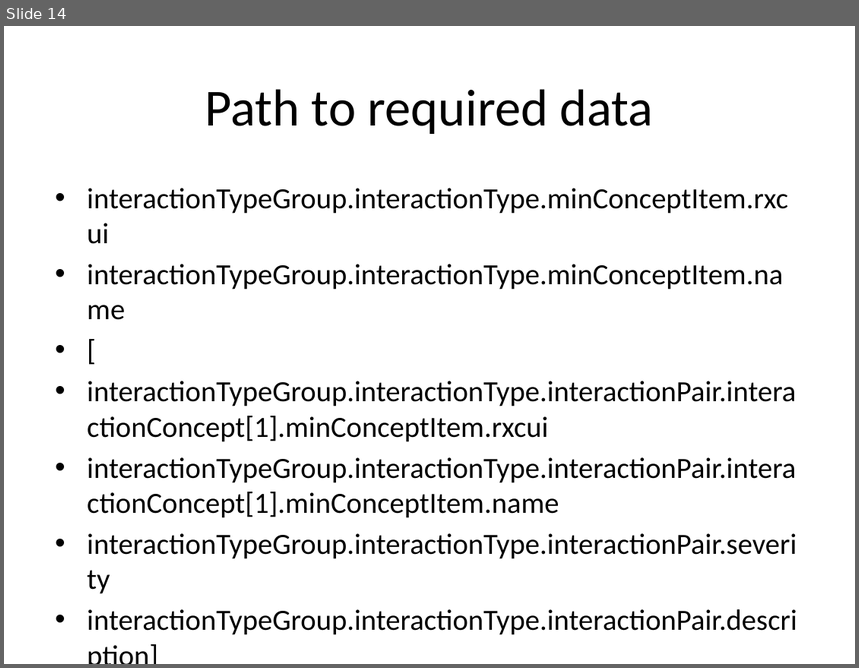
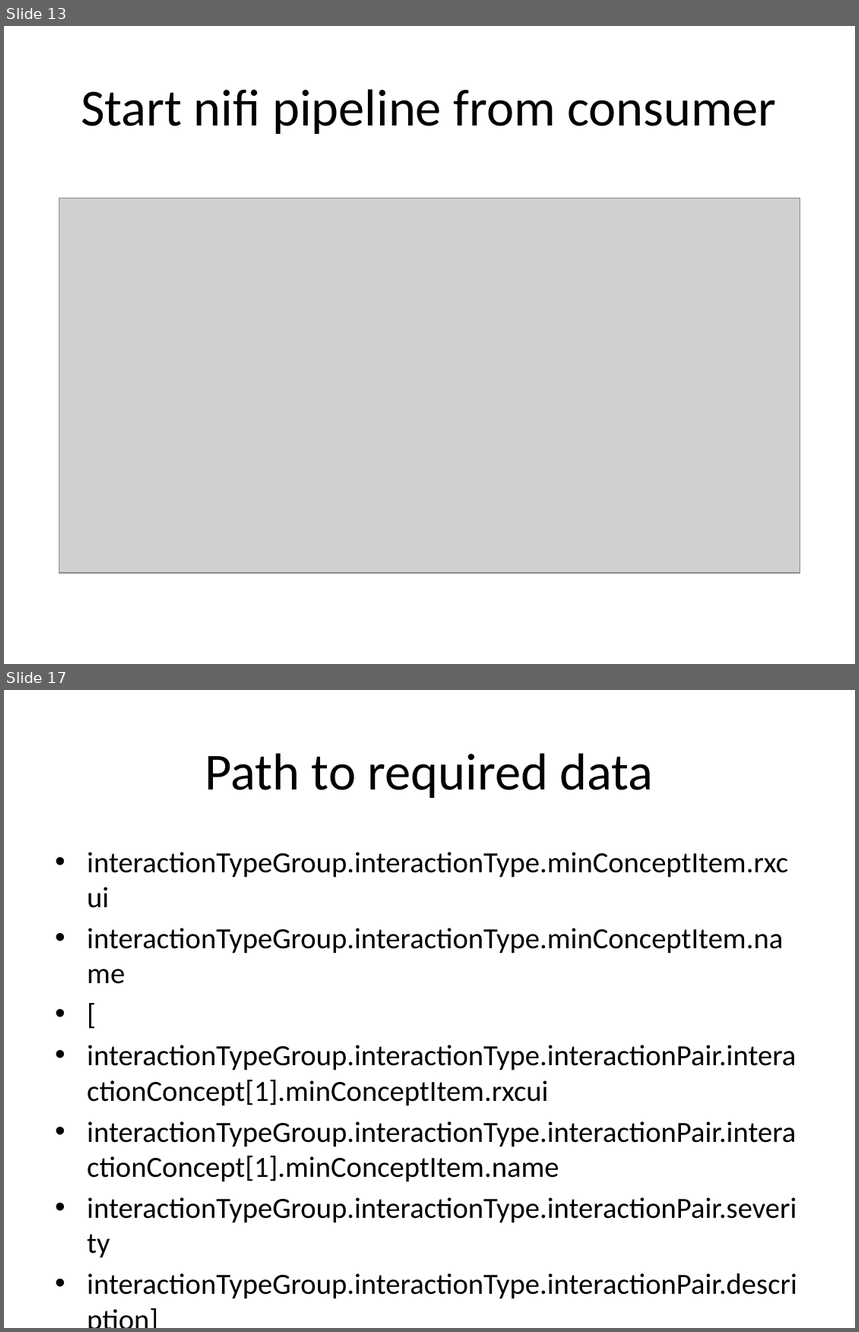
Before and after one commit to katkovOlga/nayaProject, a slide deck: FinalProject.pptx. Shown one above the other, each under a label of ours: slide 14 before the commit, slides 13 and 17 after it; the slides between them are not shown. The pictures are 859x668 and 859x1332 pixels, drawn with LibreOffice and Linux fonts; fonts in the diff are those of the drawing; grey boxes stand for pictures. Boxes give left, top, right and bottom in pixels: in the first picture for what was removed or moved away, otherwise in the second. Text is boxed around its words. In the diff, an @@ line names an element or a change of style, - is before the commit and + after.

```diff
--- a/FinalProject.pptx
+++ b/FinalProject.pptx
@@ slide 13 added at <box>4,26,855,664</box>, background #FFFFFF @@
@@ title added at <box>81,89,777,134</box>, 44 pt, text #000000 @@
+Start nifi pipeline from consumer
@@ picture added at <box>59,198,800,573</box> @@
@@ what was slide 14 is now slide 17 @@
```
Also in this commit, not shown: 3 slides changed, 2 other slides added.
